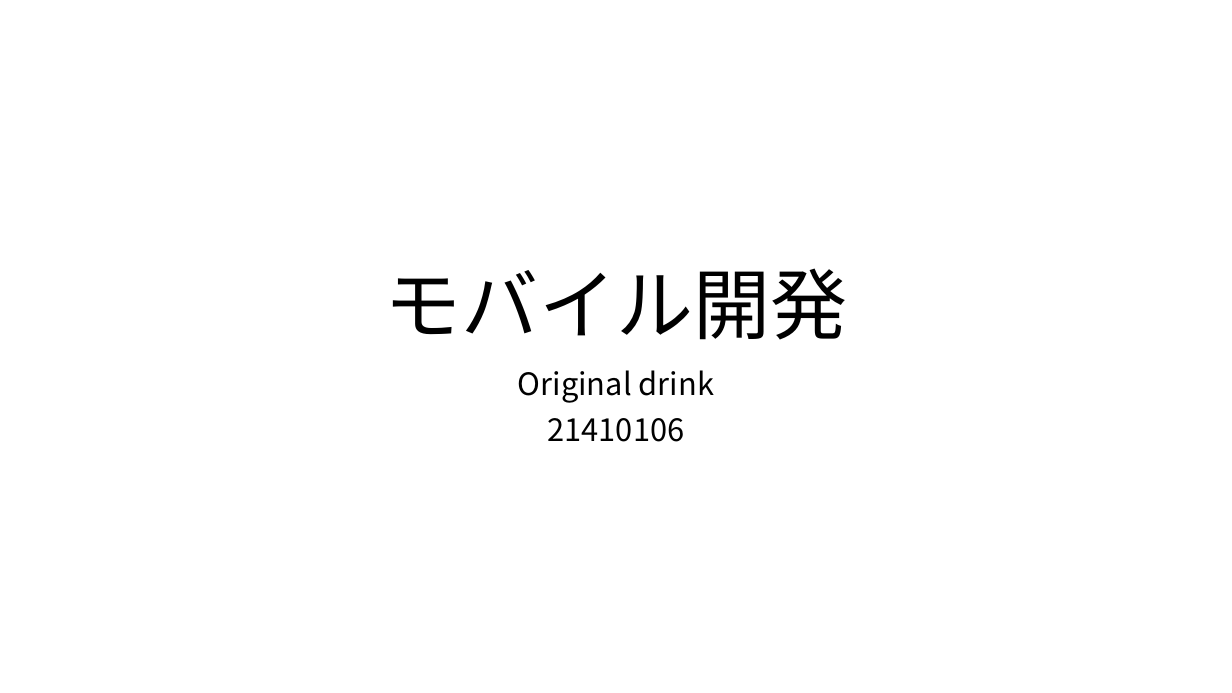
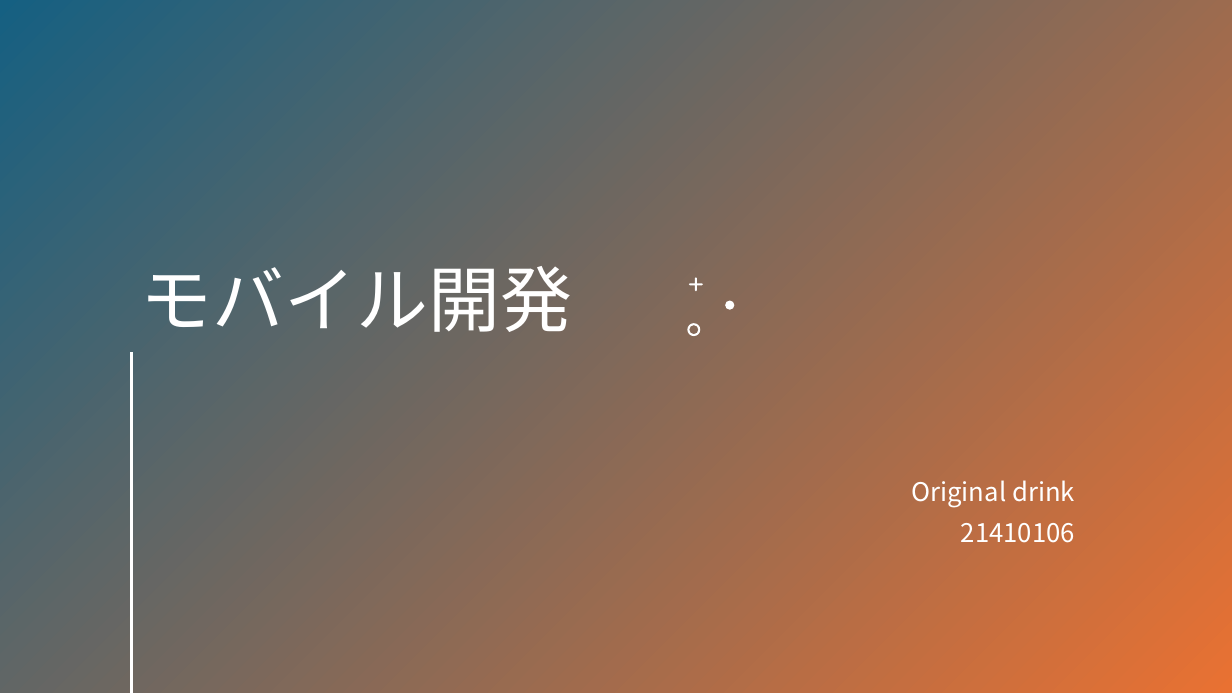
Before and after one commit to jagateyan/selec_drink, a slide deck: slide 1 of 発表資料.pptx. Drawn at 1232x693 pixels with LibreOffice and Linux fonts; fonts in the diff are those of the drawing. Boxes give left, top, right and bottom in pixels: in the first picture for what was removed or moved away, otherwise in the second. Text is boxed around its words. In the diff, an @@ line names an element or a change of style, - is before the commit and + after.

```diff
--- a/発表資料.pptx
+++ b/発表資料.pptx
@@ rectangle added at bbox=[0, 0, 1232, 693], fill gradient #156082 to #E97132 @@
@@ title "モバイル開発": place and size @@
-title "モバイル開発" at bbox=[385, 268, 847, 340]
+title "モバイル開発" at bbox=[141, 266, 572, 332]
@@ title "モバイル開発" at bbox=[141, 266, 572, 332]: size 60 to 56 pt, text colour #000000 to #FFFFFF; alignment centre to left @@
@@ freeform shape added at bbox=[689, 277, 703, 291], fill #FFFFFF @@
@@ freeform shape added at bbox=[688, 323, 701, 336], fill #FFFFFF @@
@@ freeform shape added at bbox=[726, 300, 735, 310], fill #FFFFFF @@
@@ line added from (131, 353) to (131, 692), #FFFFFF 2 pt @@
@@ subtitle "Original drink": place and size @@
-subtitle "Original drink" at bbox=[518, 370, 714, 442]
+subtitle "Original drink" at bbox=[911, 480, 1075, 543]
@@ subtitle "Original drink" at bbox=[911, 480, 1075, 543]: size 24 to 20 pt, text colour #000000 to #FFFFFF; alignment centre to right @@
```
Also in this commit, not shown: 6 slides added, 1 slide removed.
